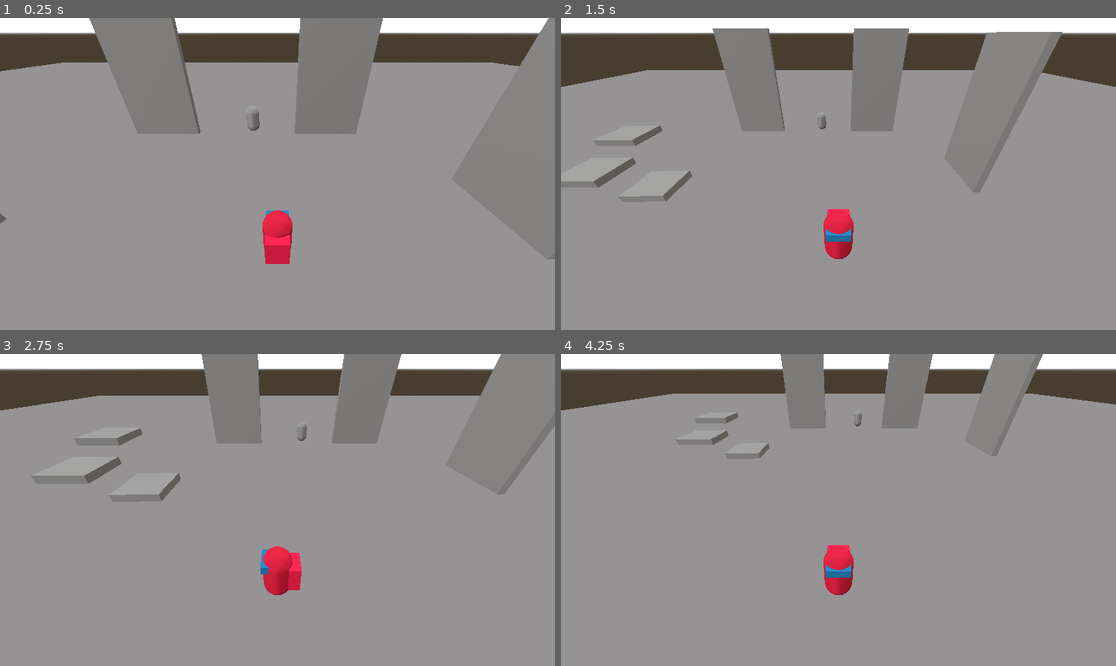
Above: before the commit, frames 1-4 (two rows, left to right).
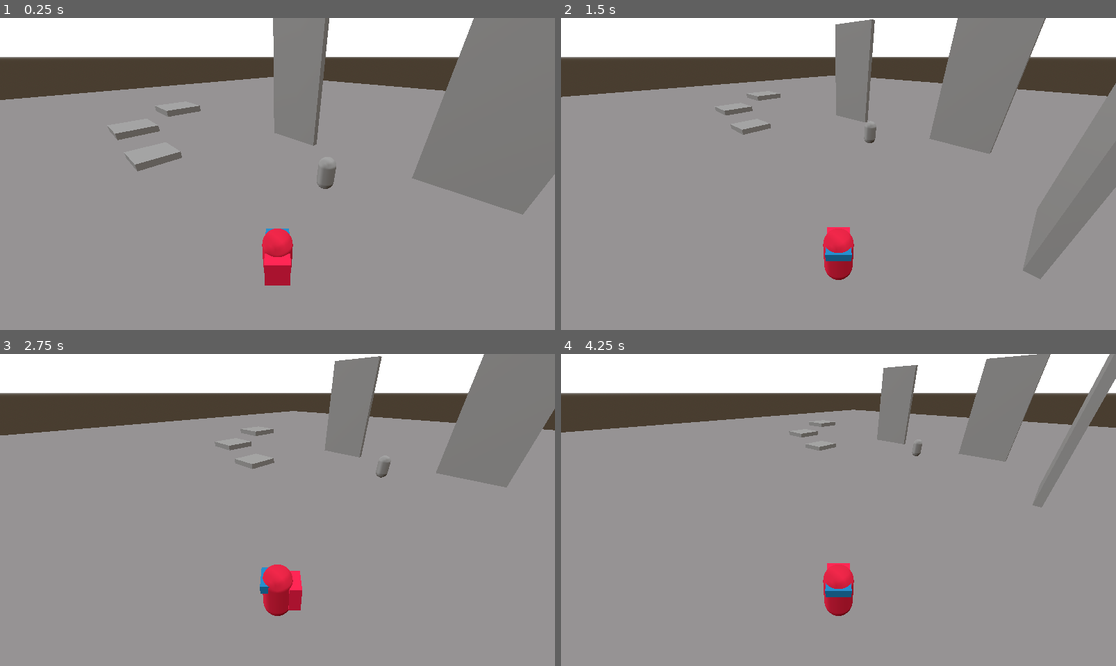
Above: after the commit, the same moments.

Repository: PizzaMolotovGames/AGuysAdventure
Game: Godot game, scene res://world/mainScene.tscn
The game is run twice, just before and just after one commit, with the same random seed, the same clock (stepped at 60 frames per second) and the same inputs.
Inputs (mouse positions are in pixels of both pictures, inside the frame that each line leads up to):
- Up to frame 1 (0.25 s): no input
- Up to frame 2 (1.5 s): tap Enter at 0.5 s; move the mouse to (866, 174) at 0.52 s; hold S (press_S) 0.53-1.28 s; tap Space (press_SPACE) at 0.8, 1.35 s; move the mouse to (810, 174) at 1.27 s
- Up to frame 3 (2.75 s): tap S (press_S) at 1.55 s; tap Space (press_SPACE) at 2, 2.3 s; move the mouse to (288, 503) at 2.02 s; hold A (press_A) from 2.03 s (still down)
- Up to frame 4 (4.25 s): move the mouse to (832, 516) at 2.77 s; release A (press_A) at 2.78 s; tap D (press_D) at 2.85 s; tap S (press_S) at 3.05 s; tap Enter at 3.5 s; move the mouse to (877, 513) at 3.52 s; hold S (press_S) from 3.53 s (still down); tap Space (press_SPACE) at 3.8 s

The runs differ from the first frame. In frame 1, 25% of the frame differs, in the area x 0-100%, y 0-86%; in frame 2, 21%; in frame 3, 18%; in frame 4, 18%.

Commit message:
Player Update, Interaction Component Update
-Rotated the player perspective by 45 degrees;
-Deleted jump functionality;
-Added a test NPC scene;
-Added proximity detection for interaction component;
-Added interaction component to test NPC.

Diff:
--- /dev/null
+++ b/aguysadventure/npcs/test_npc.tscn
@@ -0,0 +1,18 @@
+[gd_scene load_steps=4 format=3 uid="uid://d20j67rjdypo0"]
+
+[ext_resource type="PackedScene" uid="uid://b3s177h61nm0a" path="res://world/worldObjects/technicalObjects/interaction_component.tscn" id="1_sdeel"]
+
+[sub_resource type="CapsuleShape3D" id="CapsuleShape3D_b5iqc"]
+
+[sub_resource type="CapsuleMesh" id="CapsuleMesh_sdeel"]
+
+[node name="TestNPC" type="StaticBody3D"]
+
+[node name="CollisionShape3D" type="CollisionShape3D" parent="."]
+shape = SubResource("CapsuleShape3D_b5iqc")
+
+[node name="Model" type="MeshInstance3D" parent="."]
+mesh = SubResource("CapsuleMesh_sdeel")
+
+[node name="interactionComponent" parent="." instance=ExtResource("1_sdeel")]
+transform = Transform3D(1, 0, 0, 0, 1, 0, 0, 0, 1, 0, 1.45596, 0)
--- a/aguysadventure/player/player.tscn
+++ b/aguysadventure/player/player.tscn
@@ -24,7 +24,7 @@
 material = SubResource("StandardMaterial3D_rkbax")
 size = Vector3(0.8, 1, 0.4)
 
-[node name="Player" type="CharacterBody3D"]
+[node name="Player" type="CharacterBody3D" groups=["CanInteract"]]
 physics_interpolation_mode = 1
 script = ExtResource("1_oul6g")
 
@@ -47,4 +47,4 @@
 mesh = SubResource("BoxMesh_rkbax")
 
 [node name="Camera3D" type="Camera3D" parent="."]
-transform = Transform3D(1, 0, 0, 0, 0.821259, 0.570556, 0, -0.570556, 0.821259, 0, 5.8, 4.6)
+transform = Transform3D(1, 0, 0, 0, 0.866026, 0.5, 0, -0.5, 0.866026, 0, 5.8, 4.6)
--- a/aguysadventure/player/scripts/playerScripts/player.gd
+++ b/aguysadventure/player/scripts/playerScripts/player.gd
@@ -7,23 +7,23 @@
 # --- Movement Config ---
 @export var WalkingSpeed: float = 5.0
 @export var SprintingSpeed: float = 9.0
-@export var WeakJumpSpeed: float = 6.0
-@export var StrongJumpSpeed: float = 10.0
-@export var Gravity: float = 18.0
-@export var WeakFallSpeedMultiplier: float = 1.5
-@export var StrongFallSpeedMultiplier: float = 3.0
-@export var JumpCounterMin: int = 10
-@export var JumpCounterMax: int = 30
-@export var jumpLimiter: int = 8
+#@export var WeakJumpSpeed: float = 6.0
+#@export var StrongJumpSpeed: float = 10.0
+#@export var Gravity: float = 18.0
+#@export var WeakFallSpeedMultiplier: float = 1.5
+#@export var StrongFallSpeedMultiplier: float = 3.0
+#@export var JumpCounterMin: int = 10
+#@export var JumpCounterMax: int = 30
+#@export var jumpLimiter: int = 8
 
 # --- Mouse Config ---
 #@export var sensitivity: float = 0.2
 
 # --- Jump Buffer + Coyote Time ---
-@export var coyote_time: float = 0.2
-@export var jump_buffer_time: float = 0.2
-var coyote_timer: float = 0.0
-var jump_buffer_timer: float = 0.0
+#@export var coyote_time: float = 0.2
+#@export var jump_buffer_time: float = 0.2
+#var coyote_timer: float = 0.0
+#var jump_buffer_timer: float = 0.0
 
 # --- State Management ---
 var State: String = "Idle"
@@ -31,7 +31,7 @@
 var JumpCounter: int = 0
 
 func _ready() -> void:
-	Input.mouse_mode = Input.MOUSE_MODE_CAPTURED
+	Input.mouse_mode = Input.MOUSE_MODE_VISIBLE
 
 #var yaw: float= 0.0
 #var pitch: float = 0.0
@@ -53,25 +53,25 @@
 # --- Main Loop ---
 func _physics_process(_delta: float) -> void:
 	update_direction()
-	update_timers()
-	handle_input()
+	#update_timers()
+	#handle_input()
 	state_logic()
 	rotate_()
 	move_and_slide()
 
 # --- Input/State Transition ---
-func handle_input():
-	if Input.is_action_pressed("press_SPACE") and JumpCounter < JumpCounterMax:
-		JumpCounter += 1
-	if Input.is_action_just_pressed("press_SPACE"):
-		jump_buffer_timer = jump_buffer_time
+#func handle_input():
+	#if Input.is_action_pressed("press_SPACE") and JumpCounter < JumpCounterMax:
+		#JumpCounter += 1
+	#if Input.is_action_just_pressed("press_SPACE"):
+		#jump_buffer_timer = jump_buffer_time
 
-func update_timers():
-	if is_on_floor():
-		coyote_timer = coyote_time
-	else:
-		coyote_timer = max(coyote_timer, 0)
-	jump_buffer_timer = max(jump_buffer_timer, 0)
+#func update_timers():
+	#if is_on_floor():
+		#coyote_timer = coyote_time
+	#else:
+		#coyote_timer = max(coyote_timer, 0)
+	#jump_buffer_timer = max(jump_buffer_timer, 0)
 
 func update_direction():
 	Direction = Vector3.ZERO
@@ -84,6 +84,7 @@
 	if Input.is_action_pressed("press_D"):
 		Direction.x += 1
 	Direction = Direction.normalized()
+	Direction = Direction.rotated(Vector3.UP, deg_to_rad(45))
 
 # --- State Dispatcher ---
 func state_logic():
@@ -94,12 +95,12 @@
 			state_walking()
 		"Sprinting":
 			state_sprinting()
-		"WeakJump":
-			state_weak_jump()
-		"StrongJump":
-			state_strong_jump()
-		"Falling":
-			state_falling()
+		#"WeakJump":
+			#state_weak_jump()
+		#"StrongJump":
+			#state_strong_jump()
+		#"Falling":
+			#state_falling()
 		_:
 			state_idle()  # fallback
 
@@ -107,7 +108,7 @@
 func state_idle():
 	velocity.x = 0
 	velocity.z = 0
-	apply_gravity()
+	#apply_gravity()
 
 	if Direction != Vector3.ZERO:
 		if Input.is_action_pressed("press_SHIFT"):
@@ -115,70 +116,70 @@
 		else:
 			change_state("Walking")
 
-	try_jump()
+	#try_jump()
 
 func state_walking():
 	velocity.x = Direction.x * WalkingSpeed
 	velocity.z = Direction.z * WalkingSpeed
-	apply_gravity()
+	#apply_gravity()
 
 	if Input.is_action_pressed("press_SHIFT"):
 		change_state("Sprinting")
 	elif Direction == Vector3.ZERO:
 		change_state("Idle")
 
-	try_jump()
+	#try_jump()
 
 func state_sprinting():
 	velocity.x = Direction.x * SprintingSpeed
 	velocity.z = Direction.z * SprintingSpeed
-	apply_gravity()
+	#apply_gravity()
 
 	if not Input.is_action_pressed("press_SHIFT"):
 		change_state("Walking")
 	elif Direction == Vector3.ZERO:
 		change_state("Idle")
 
-	try_jump()
+	#try_jump()
 
-func state_weak_jump():
-	velocity.y += WeakJumpSpeed
-	if abs(velocity.y) >= WeakJumpSpeed * jumpLimiter:
-		change_state("Falling")
+#func state_weak_jump():
+	#velocity.y += WeakJumpSpeed
+	#if abs(velocity.y) >= WeakJumpSpeed * jumpLimiter:
+		#change_state("Falling")
+#
+#func state_strong_jump():
+	#velocity.y += StrongJumpSpeed
+	#if abs(velocity.y) >= StrongJumpSpeed * jumpLimiter:
+		#change_state("Falling")
 
-func state_strong_jump():
-	velocity.y += StrongJumpSpeed
-	if abs(velocity.y) >= StrongJumpSpeed * jumpLimiter:
-		change_state("Falling")
-
-func state_falling():
-	apply_gravity()
-	if is_on_floor():
-		change_state("Idle")
+#func state_falling():
+	#apply_gravity()
+	#if is_on_floor():
+		#change_state("Idle")
 
 # --- Helper Functions ---
-func try_jump():
-	if jump_buffer_timer > 0 and coyote_timer > 0:
-		var jump_state = "StrongJump" if JumpCounter > JumpCounterMin else "WeakJump"
-		change_state(jump_state)
-		JumpCounter = 0
-		jump_buffer_timer = 0
-		coyote_timer = 0
+#func try_jump():
+	#if jump_buffer_timer > 0 and coyote_timer > 0:
+		#var jump_state = "StrongJump" if JumpCounter > JumpCounterMin else "WeakJump"
+		#change_state(jump_state)
+		#JumpCounter = 0
+		#jump_buffer_timer = 0
+		#coyote_timer = 0
 
-func apply_gravity():
-	if not is_on_floor():
-		if velocity.y > 0 and not Input.is_action_pressed("press_SPACE"):
-			velocity.y -= Gravity * StrongFallSpeedMultiplier
-		elif velocity.y > 0:
-			velocity.y -= Gravity * WeakFallSpeedMultiplier
-		else:
-			velocity.y -= Gravity * StrongFallSpeedMultiplier
-	elif velocity.y < 0:
-		velocity.y = 0
+#func apply_gravity():
+	#if not is_on_floor():
+		#if velocity.y > 0 and not Input.is_action_pressed("press_SPACE"):
+			#velocity.y -= Gravity * StrongFallSpeedMultiplier
+		#elif velocity.y > 0:
+			#velocity.y -= Gravity * WeakFallSpeedMultiplier
+		#else:
+			#velocity.y -= Gravity * StrongFallSpeedMultiplier
+	#elif velocity.y < 0:
+		#velocity.y = 0
 
 func rotate_():
 	if Direction != Vector3.ZERO:
-		Pivot.look_at(global_transform.origin + Vector3(Direction.x, 0, Direction.z), Vector3.UP)
+		Pivot.look_at(transform.origin + Vector3(Direction.x, 0, Direction.z), Vector3.UP)
 
 func change_state(new_state: String):
 	State = new_state
--- a/aguysadventure/world/mainScene.tscn
+++ b/aguysadventure/world/mainScene.tscn
@@ -1,7 +1,8 @@
-[gd_scene load_steps=7 format=3 uid="uid://c7l25m0476ysy"]
+[gd_scene load_steps=8 format=3 uid="uid://c7l25m0476ysy"]
 
 [ext_resource type="PackedScene" uid="uid://dne1ybnw62dt3" path="res://player/player.tscn" id="1_xrfhj"]
 [ext_resource type="PackedScene" uid="uid://cuh84jthihfb8" path="res://world/map/test_level.tscn" id="2_vbium"]
+[ext_resource type="PackedScene" uid="uid://d20j67rjdypo0" path="res://npcs/test_npc.tscn" id="3_axvt4"]
 
 [sub_resource type="ProceduralSkyMaterial" id="ProceduralSkyMaterial_vbium"]
 sky_curve = 0.0588439
@@ -28,14 +29,16 @@
 [node name="MainScene" type="Node"]
 
 [node name="Player" parent="." instance=ExtResource("1_xrfhj")]
-transform = Transform3D(1, 0, 0, 0, 1, 0, 0, 0, 1, 0, 1.07025, 0)
+transform = Transform3D(0.707107, 0, 0.707107, 0, 1, 0, -0.707107, 0, 0.707107, 0, 1.07025, 0)
 floor_constant_speed = true
 WalkingSpeed = 10.0
 SprintingSpeed = 20.0
-jump_buffer_time = 0.4
 
 [node name="WorldEnvironment" type="WorldEnvironment" parent="."]
 environment = SubResource("Environment_w1q4r")
 camera_attributes = SubResource("CameraAttributesPractical_vbium")
 
 [node name="TestLevel" parent="." instance=ExtResource("2_vbium")]
+
+[node name="TestNPC" parent="." instance=ExtResource("3_axvt4")]
+transform = Transform3D(1, 0, 0, 0, 1, 0, 0, 0, 1, -2, 1, -6)
--- a/aguysadventure/world/map/test_level.tscn
+++ b/aguysadventure/world/map/test_level.tscn
@@ -21,8 +21,6 @@
 
 [sub_resource type="BoxShape3D" id="BoxShape3D_6ais4"]
 size = Vector3(0.5, 10, 5)
-
-[sub_resource type="CapsuleMesh" id="CapsuleMesh_ytw6d"]
 
 [node name="TestLevel" type="Node3D"]
 
@@ -103,7 +101,3 @@
 
 [node name="CollisionShape3D" type="CollisionShape3D" parent="Wall5/StaticBody3D"]
 shape = SubResource("BoxShape3D_6ais4")
-
-[node name="MeshInstance3D" type="MeshInstance3D" parent="."]
-transform = Transform3D(1, 0, 0, 0, 1, 0, 0, 0, 1, -1.96973, 1.16763, -11.3936)
-mesh = SubResource("CapsuleMesh_ytw6d")
--- a/aguysadventure/world/worldObjects/technicalObjects/interaction_component.gd
+++ b/aguysadventure/world/worldObjects/technicalObjects/interaction_component.gd
@@ -1 +1,11 @@
 extends Node
+
+@onready var interactionCollider: Area3D = $interactionCollider
+@onready var interactionPaticle: CPUParticles3D = $InteractionParticle
+
+func _physics_process(_delta: float) -> void:
+	for x in interactionCollider.get_overlapping_bodies():
+		if x.is_in_group("CanInteract"):
+			interactionPaticle.emitting = true
+		else:
+			interactionPaticle.emitting = false
--- a/aguysadventure/world/worldObjects/technicalObjects/interaction_component.tscn
+++ b/aguysadventure/world/worldObjects/technicalObjects/interaction_component.tscn
@@ -1,19 +1,30 @@
-[gd_scene load_steps=4 format=3 uid="uid://b3s177h61nm0a"]
+[gd_scene load_steps=5 format=3 uid="uid://b3s177h61nm0a"]
 
 [ext_resource type="Script" uid="uid://bl8eeeg3vbmh6" path="res://world/worldObjects/technicalObjects/interaction_component.gd" id="1_vkjok"]
 
 [sub_resource type="StandardMaterial3D" id="StandardMaterial3D_vkjok"]
 albedo_color = Color(4.04298e-06, 0.880591, 0.836728, 1)
+rim_enabled = true
 billboard_mode = 1
 
 [sub_resource type="QuadMesh" id="QuadMesh_fx7sc"]
 material = SubResource("StandardMaterial3D_vkjok")
 size = Vector2(0.5, 0.5)
 
-[node name="interactionComponent" type="Node"]
+[sub_resource type="CylinderShape3D" id="CylinderShape3D_vkjok"]
+height = 2.5
+radius = 1.5
+
+[node name="interactionComponent" type="Node3D"]
 script = ExtResource("1_vkjok")
 
-[node name="InteractionIcon" type="CPUParticles3D" parent="."]
+[node name="InteractionParticle" type="CPUParticles3D" parent="."]
+emitting = false
 amount = 1
 mesh = SubResource("QuadMesh_fx7sc")
 gravity = Vector3(0, 0, 0)
+
+[node name="interactionCollider" type="Area3D" parent="."]
+
+[node name="CollisionShape3D" type="CollisionShape3D" parent="interactionCollider"]
+shape = SubResource("CylinderShape3D_vkjok")
Not shown: 1 places in aguysadventure/world/map/test_level.tscn that only renumber resources
